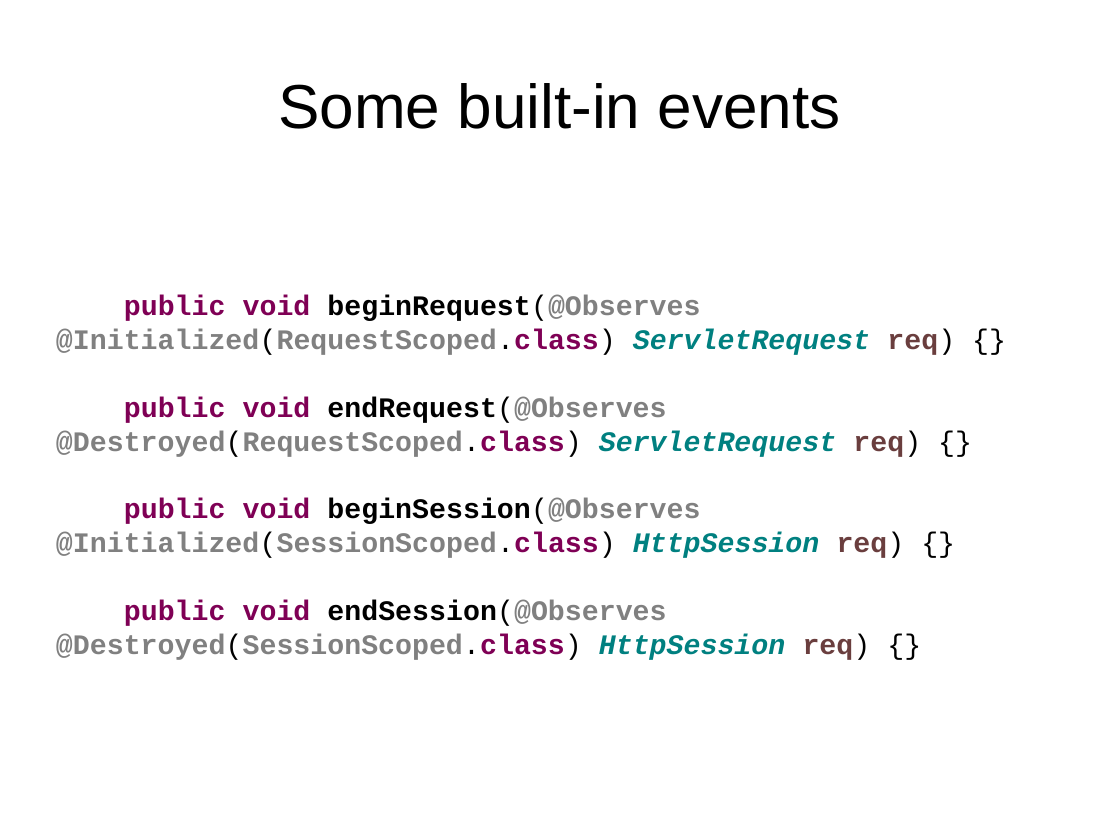
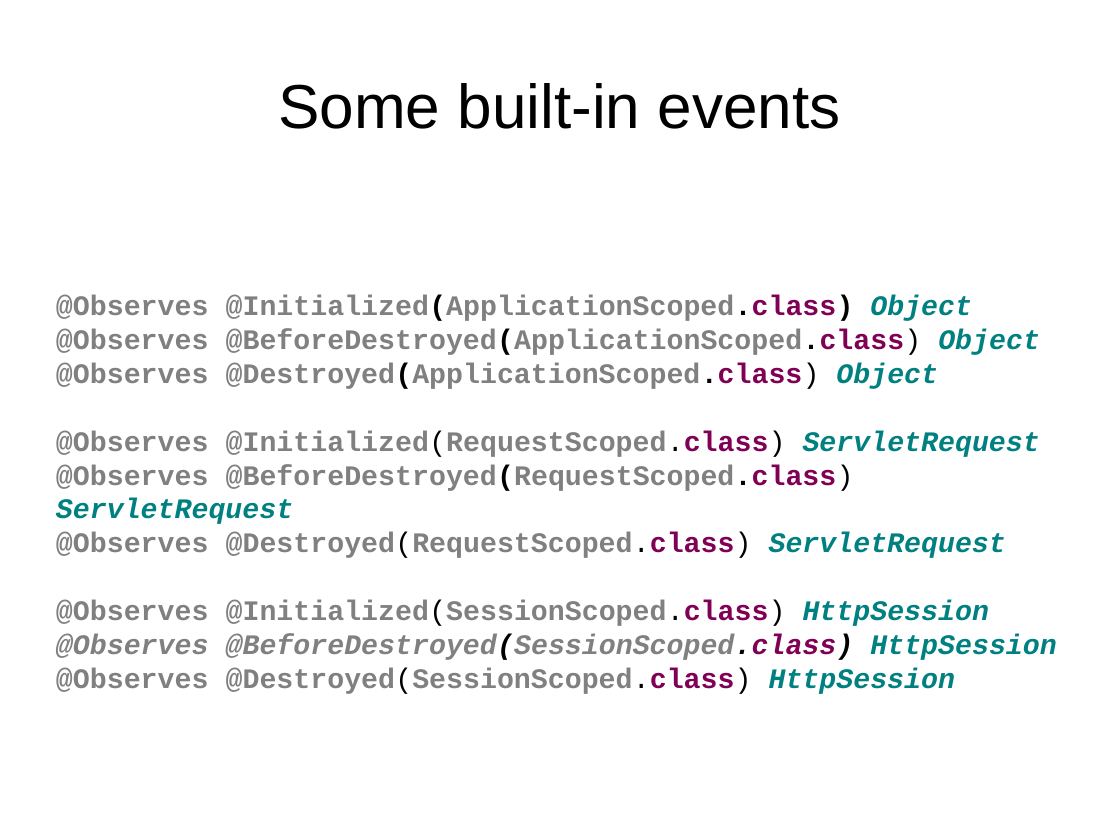
Before and after one commit to FrigoCoder/CDI, a slide deck: slide 99 of CDI.odp (slide 98 before the commit). Drawn at 1120x840 pixels with LibreOffice and Linux fonts; fonts in the diff are those of the drawing. Boxes give left, top, right and bottom in pixels: in the first picture for what was removed or moved away, otherwise in the second. Text is boxed around its words. In the diff, an @@ line names an element or a change of style, - is before the commit and + after.

Commit message:
Progress

```diff
--- a/CDI.odp
+++ b/CDI.odp
@@ text at box(56, 295, 1056, 694): text changed @@
-public void beginRequest(@Observes @Initialized(RequestScoped.class) ServletRequest req) {}
-public void endRequest(@Observes @Destroyed(RequestScoped.class) ServletRequest req) {}
-public void beginSession(@Observes @Initialized(SessionScoped.class) HttpSession req) {}
-public void endSession(@Observes @Destroyed(SessionScoped.class) HttpSession req) {}
+@Observes @Initialized(ApplicationScoped.class) Object
+@Observes @BeforeDestroyed(ApplicationScoped.class) Object
+@Observes @Destroyed(ApplicationScoped.class) Object
+@Observes @Initialized(RequestScoped.class) ServletRequest
+@Observes @BeforeDestroyed(RequestScoped.class) ServletRequest
+@Observes @Destroyed(RequestScoped.class) ServletRequest
+@Observes @Initialized(SessionScoped.class) HttpSession
+@Observes @BeforeDestroyed(SessionScoped.class) HttpSession
+@Observes @Destroyed(SessionScoped.class) HttpSession
```
Also in this commit, not shown: 4 slides added, 1 slide removed.
